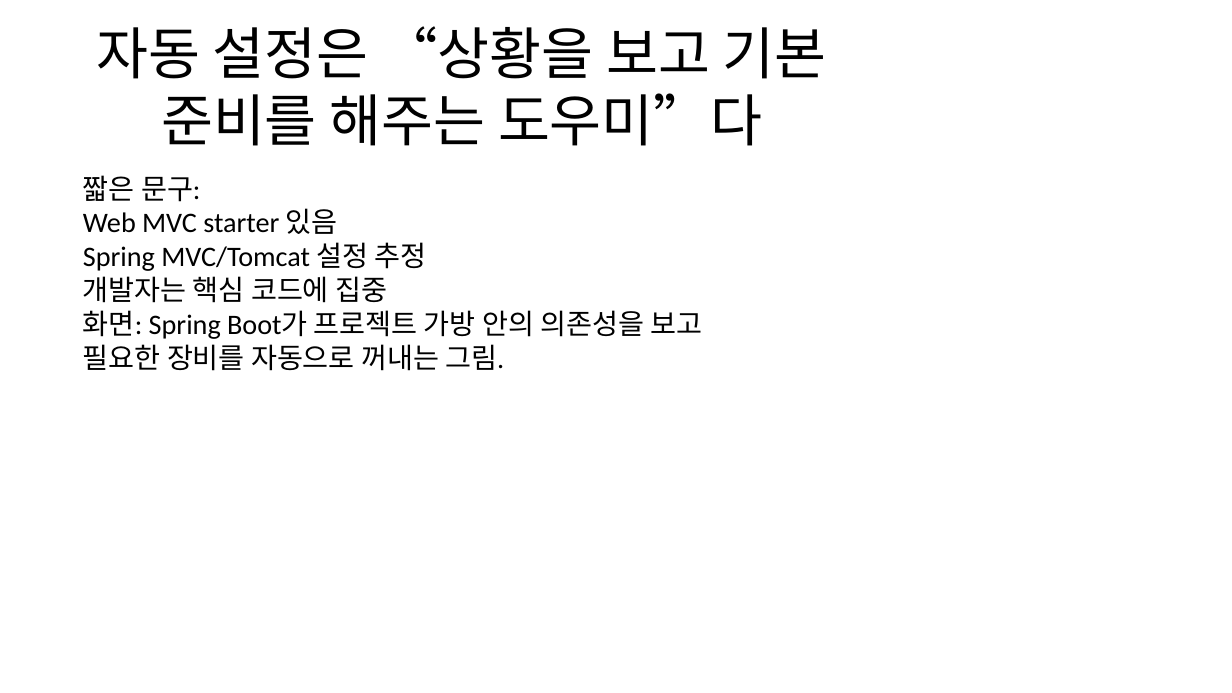
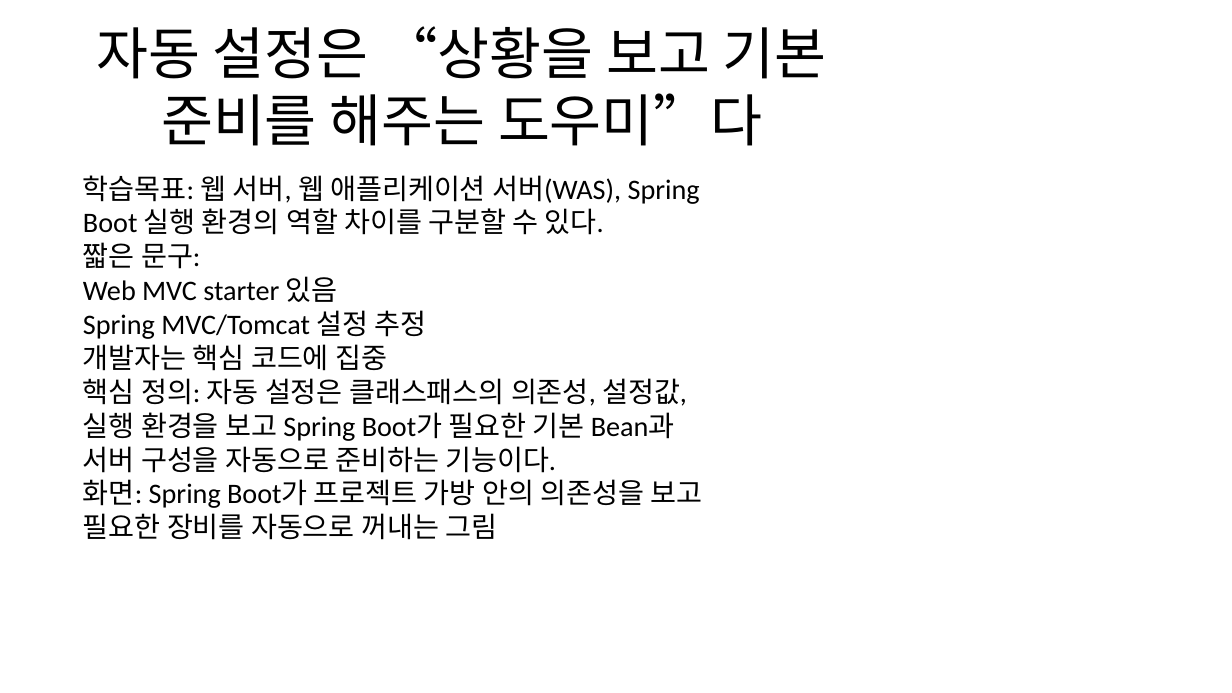
Before and after one commit to openskill-harness/lecture-workflow, a slide deck: slide 11 of courses/spring-boot-basic/pptx/ch01.pptx. Drawn at 1232x693 pixels with LibreOffice and Linux fonts; fonts in the diff are those of the drawing. Boxes give left, top, right and bottom in pixels: in the first picture for what was removed or moved away, otherwise in the second. Text is boxed around its words. In the diff, an @@ line names an element or a change of style, - is before the commit and + after.

```diff
--- a/courses/spring-boot-basic/pptx/ch01.pptx
+++ b/courses/spring-boot-basic/pptx/ch01.pptx
@@ text at [83,175,700,235]: paragraph added @@
+학습목표: 웹 서버, 웹 애플리케이션 서버(WAS), Spring Boot 실행 환경의 역할 차이를 구분할 수 있다.
@@ text at [83,378,702,540]: text changed @@
-화면: Spring Boot가 프로젝트 가방 안의 의존성을 보고 필요한 장비를 자동으로 꺼내는 그림.
+핵심 정의: 자동 설정은 클래스패스의 의존성, 설정값, 실행 환경을 보고 Spring Boot가 필요한 기본 Bean과 서버 구성을 자동으로 준비하는 기능이다.
+화면: Spring Boot가 프로젝트 가방 안의 의존성을 보고 필요한 장비를 자동으로 꺼내는 그림
```
Also in this commit, not shown: 25 other slides changed, 24 other files.
